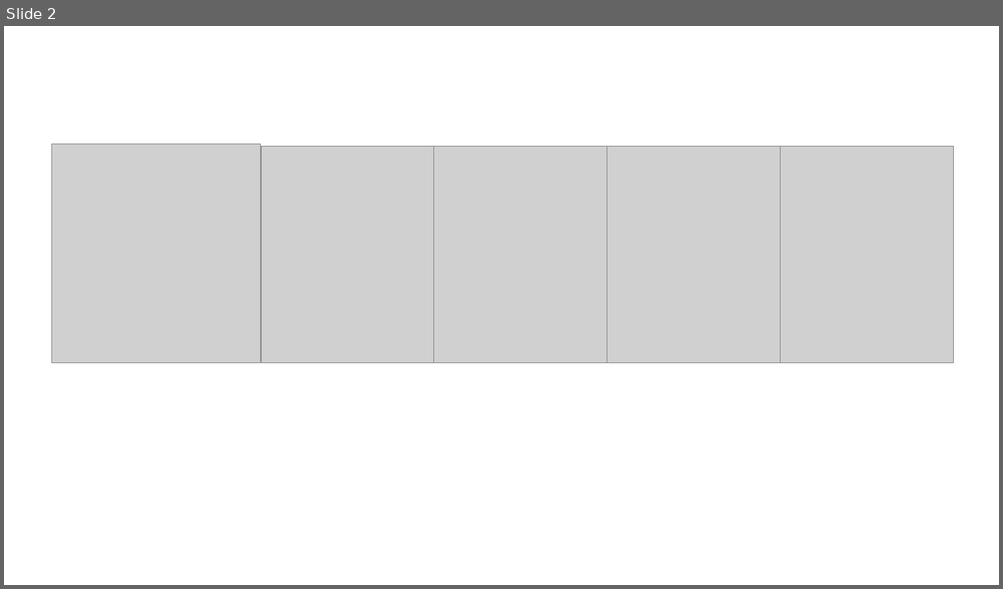
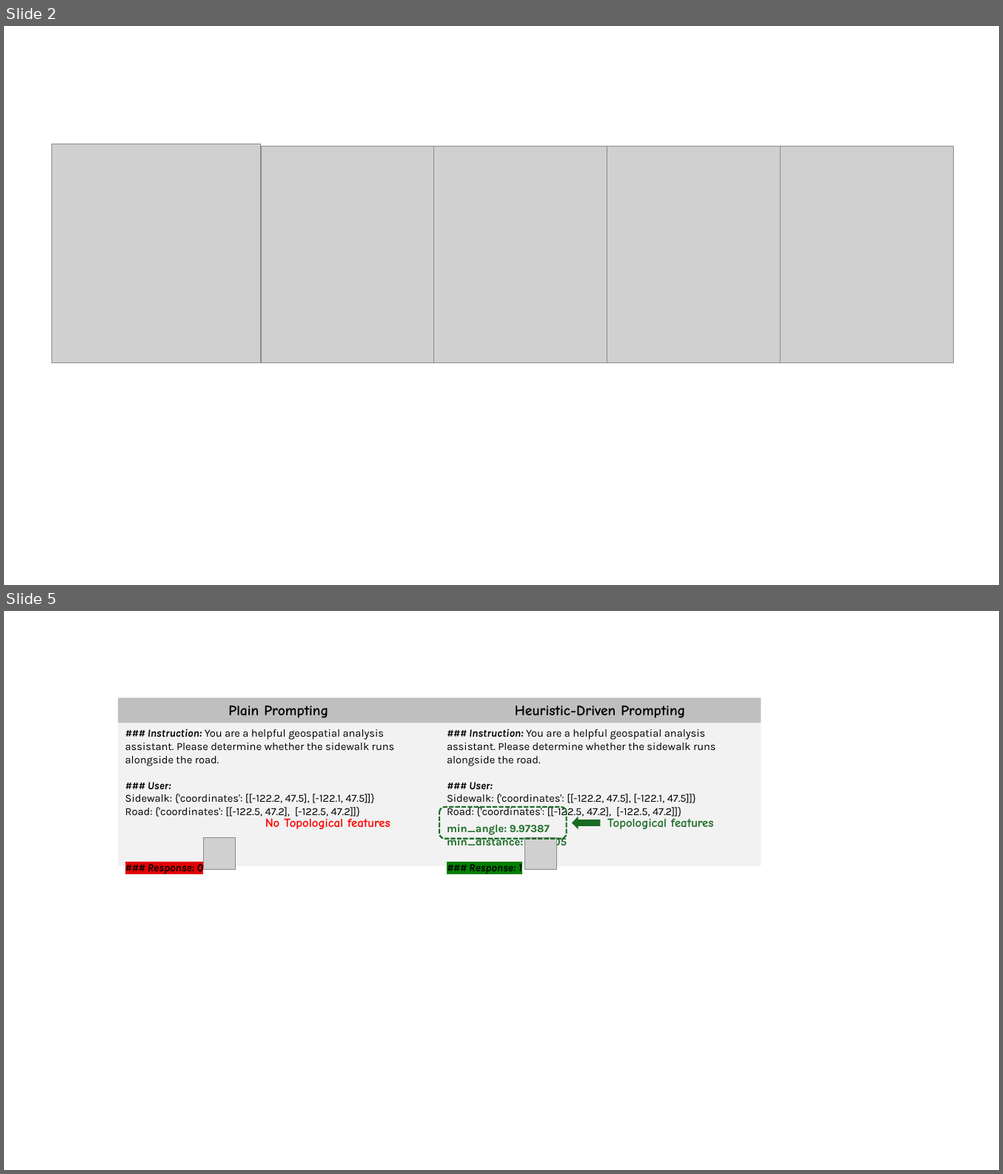
Before and after one commit to BeanHam/2024-spatial-data-integration, a slide deck: visualizations/visualizations.pptx. Shown one above the other, each under a label of ours: slide 2 before the commit, slides 2 and 5 after it; the slides between them are not shown. The pictures are 1003x589 and 1003x1174 pixels, drawn with LibreOffice and Linux fonts; fonts in the diff are those of the drawing; grey boxes stand for pictures. Boxes give left, top, right and bottom in pixels: in the first picture for what was removed or moved away, otherwise in the second. Text is boxed around its words. In the diff, an @@ line names an element or a change of style, - is before the commit and + after.

```diff
--- a/visualizations/visualizations.pptx
+++ b/visualizations/visualizations.pptx
@@ slide 5 added at bbox=[4, 611, 999, 1170], background #FFFFFF @@
@@ group added at bbox=[118, 698, 760, 870]: 4 rectangles, 2 pictures, 2 texts, 1 rounded rectangle, 1 right arrow @@
+### Instruction: You are a helpful geospatial analysis assistant. Please determine whether the sidewalk runs alongside the road.
+### User:
+Sidewalk: {'coordinates': [[-122.2, 47.5], [-122.1, 47.5]]}
+Road: {'coordinates': [[-122.5, 47.2], [-122.5, 47.2]]}
+### Response: 0
+Plain Prompting
+### Instruction: You are a helpful geospatial analysis assistant. Please determine whether the sidewalk runs alongside the road.
+### User:
+Sidewalk: {'coordinates': [[-122.2, 47.5], [-122.1, 47.5]]}
+Road: {'coordinates': [[-122.5, 47.2], [-122.5, 47.2]]}
+min_angle: 9.97387
+min_distance: 8.72605
+### Response: 1
+Heuristic-Driven Prompting
+Topological features
+No Topological features
```
Also in this commit, not shown: 2 other slides added, 2 slides removed, 29 other files.
